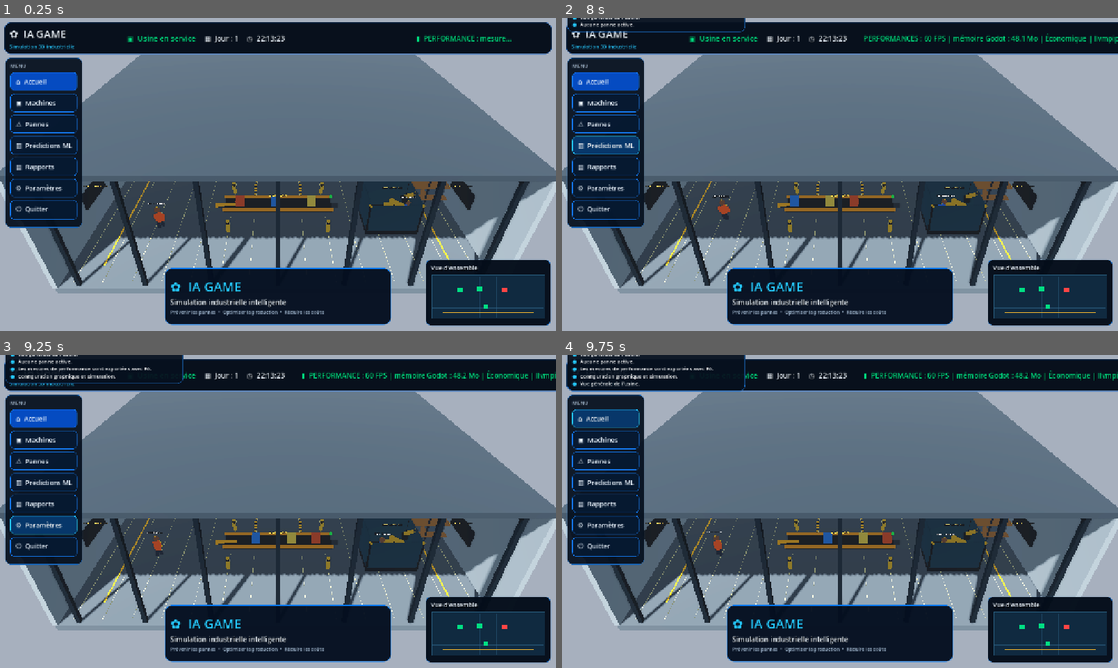
Above: before the commit, frames 1-4 (two rows, left to right).
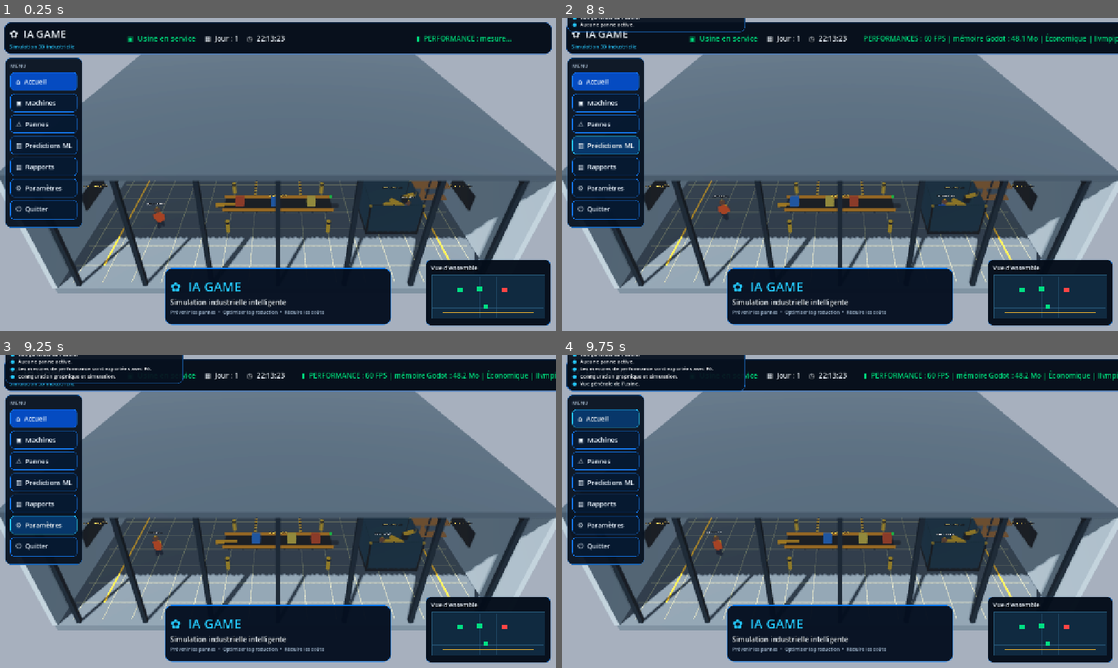
Above: after the commit, the same moments.

Repository: danielservice225-dot/ia-game-moteur
Game: Godot game, scene res://scenes/main.tscn
Two runs of this game, one before a commit and one after it. Both use one fixed random seed, a clock stepped at 60 frames per second and the inputs below.
Inputs:
- Up to frame 1 (0.25 s): no input
- Up to frame 2 (8 s): click "⌂ Accueil" at 0.5 s; click "▣ Machines" at 1.25 s; click "⚠ Pannes" at 2 s; click "▥ Prédictions ML" at 2.75 s; click "▤ Rapports" at 3.5 s; click "⚙ Paramètres" at 4.25 s; click "⌂ Accueil" at 5 s; click "▣ Machines" at 5.75 s; click "⚠ Pannes" at 6.5 s; click "▥ Prédictions ML" at 7.25 s
- Up to frame 3 (9.25 s): click "▤ Rapports" at 8 s; click "⚙ Paramètres" at 8.75 s
- Up to frame 4 (9.75 s): click "⌂ Accueil" at 9.5 s

The runs differ from the first frame. In frame 1, 2.1% of the frame differs, in the area x 0-100%, y 12-87%; in frame 2, 2.1%; in frame 3, 2.1%; in frame 4, 2.1%.

Commit message:
Set Godot MSAA enum to the correct 4x value

Diff:
--- a/godot_game/project.godot
+++ b/godot_game/project.godot
@@ -14,7 +14,7 @@
 renderer/rendering_method.mobile="gl_compatibility"
 environment/defaults/default_clear_color=Color(0.025, 0.04, 0.055, 1)
 textures/default_filters/use_nearest_mipmap_filter=false
-anti_aliasing/quality/msaa_3d=4
+anti_aliasing/quality/msaa_3d=3
 anti_aliasing/quality/screen_space_aa=1
 textures/default_filters/use_nearest_mipmap_filter=true
 
